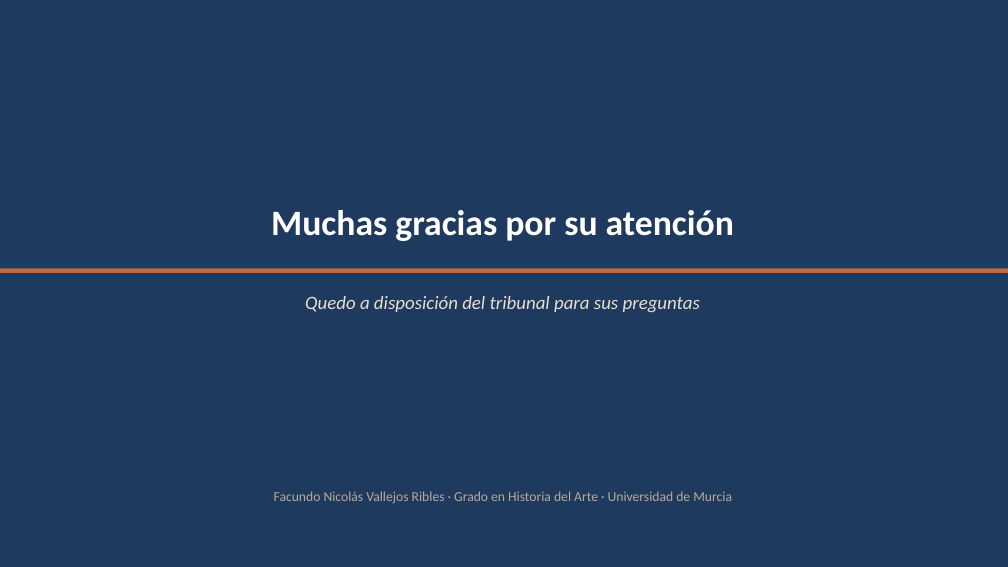
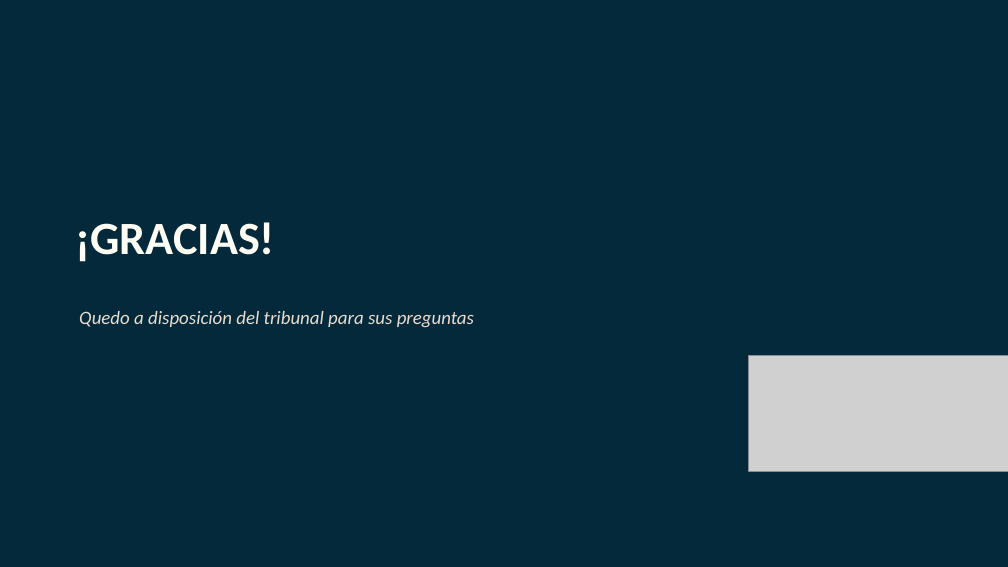
Before and after one commit to facundonicolasvgg/fuentes-TFG, a slide deck: slide 16 of presentacion/Presentacion_TFG.pptx (slide 14 before the commit). Drawn at 1008x567 pixels with LibreOffice and Linux fonts; fonts in the diff are those of the drawing; grey boxes stand for pictures. Boxes give left, top, right and bottom in pixels: in the first picture for what was removed or moved away, otherwise in the second. Text is boxed around its words. In the diff, an @@ line names an element or a change of style, - is before the commit and + after.

```diff
--- a/presentacion/Presentacion_TFG.pptx
+++ b/presentacion/Presentacion_TFG.pptx
@@ rectangle at (0, 0, 1008, 567): fill #1F3A5F to #03293B @@
@@ text at (75, 222, 274, 262): text changed; size 34 to 44 pt; text colour #FFFFFF to #FFFEF5 @@
-Muchas gracias por su atención
+¡GRACIAS!
@@ rectangle removed at (0, 268, 1008, 273) @@
@@ text "Quedo a disposición del tribunal ...": place and size @@
-text "Quedo a disposición del tribunal ..." at (305, 296, 700, 312)
+text "Quedo a disposición del tribunal ..." at (79, 311, 474, 328)
@@ text "Quedo a disposición del tribunal ..." at (79, 311, 474, 328): alignment centre to left @@
@@ picture added at (749, 355, 1008, 471) @@
@@ text removed at (274, 491, 732, 504) @@
-Facundo Nicolás Vallejos Ribles · Grado en Historia del Arte · Universidad de Murcia
```
Also in this commit, not shown: 7 other slides changed, 8 slides added, 6 slides removed, 5 other files.
